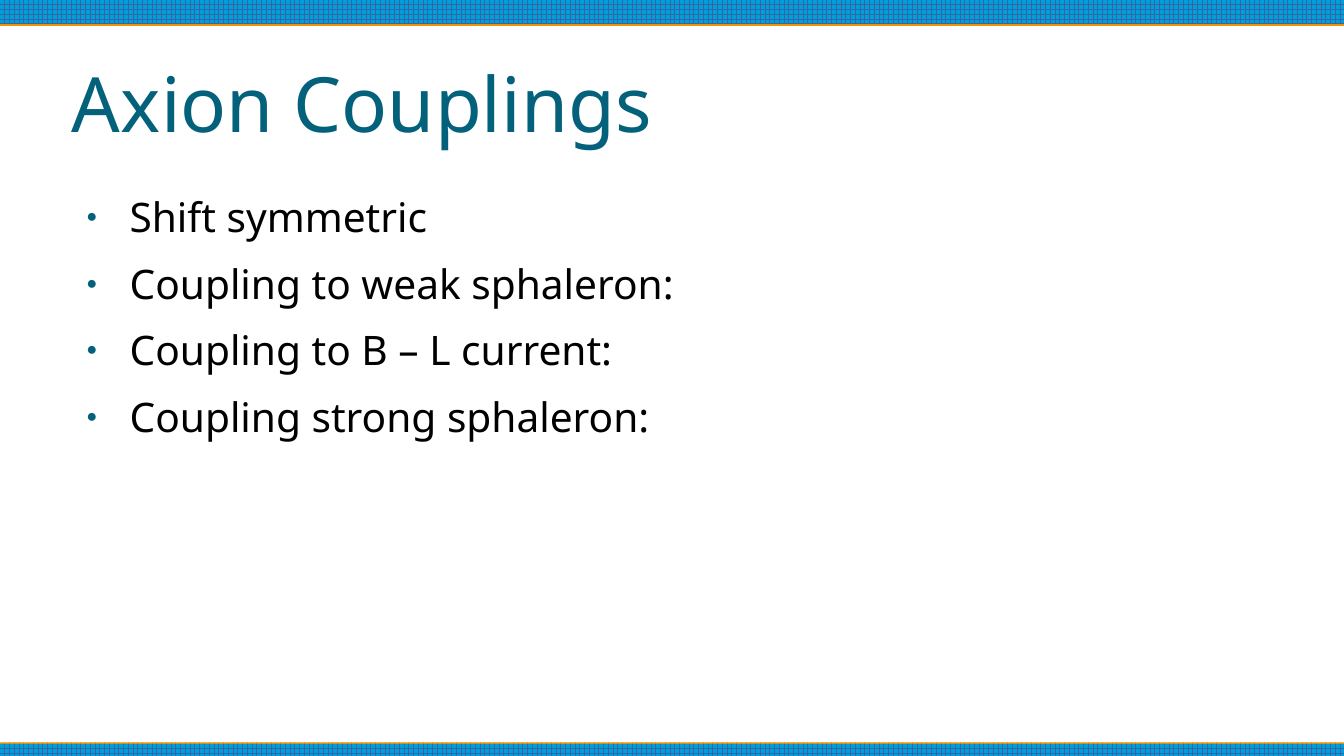
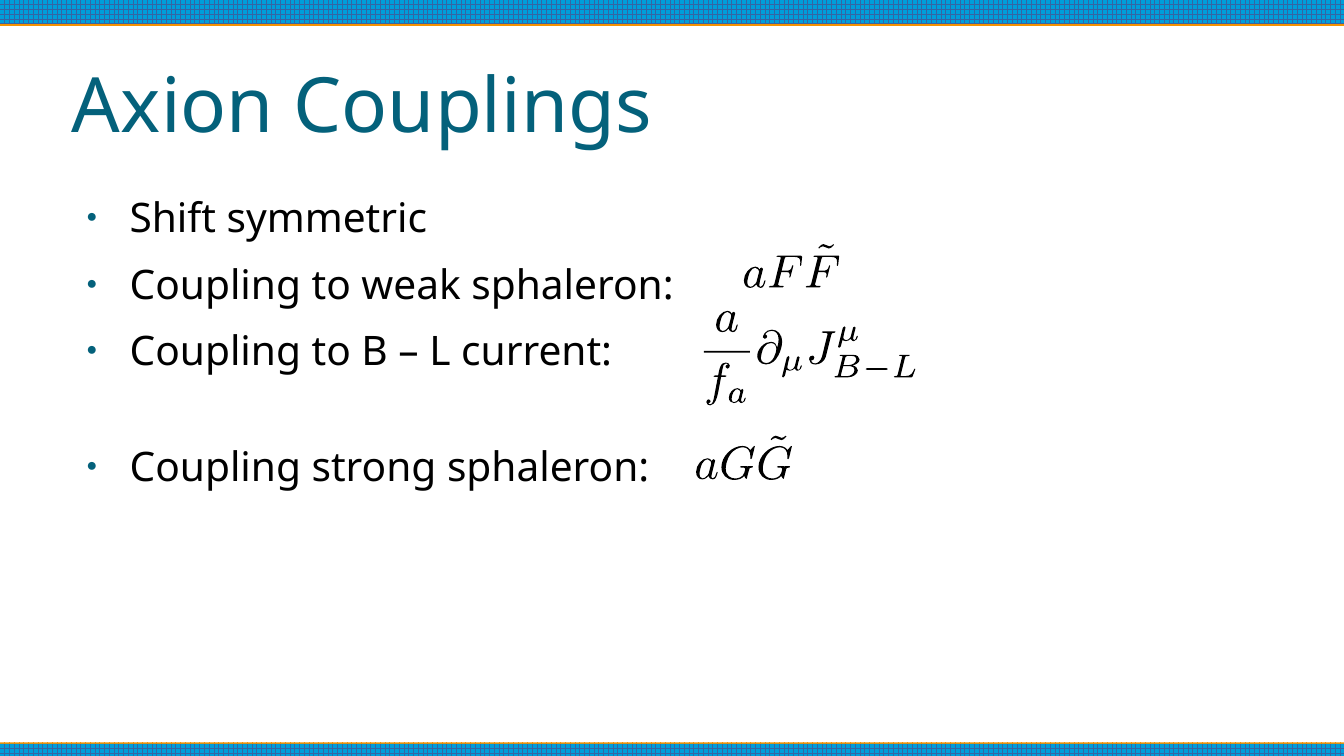
Before and after one commit to anna-jana/masters-project, a slide deck: slide 10 of reports/thesis-talk/presentation.odp (slide 9 before the commit). Drawn at 1344x756 pixels with LibreOffice and Linux fonts; fonts in the diff are those of the drawing. Boxes give left, top, right and bottom in pixels: in the first picture for what was removed or moved away, otherwise in the second. Text is boxed around its words. In the diff, an @@ line names an element or a change of style, - is before the commit and + after.

```diff
--- a/reports/thesis-talk/presentation.odp
+++ b/reports/thesis-talk/presentation.odp
@@ text "Shift symmetric" rewrapped from (130, 201, 673, 442) to (130, 201, 673, 491) @@
@@ group added at (744, 244, 839, 288): 5 freeform shapes @@
@@ group added at (704, 311, 916, 405): 12 freeform shapes @@
@@ group added at (696, 435, 792, 481): 5 freeform shapes @@
```
Also in this commit, not shown: 6 other slides changed, 1 other file.
